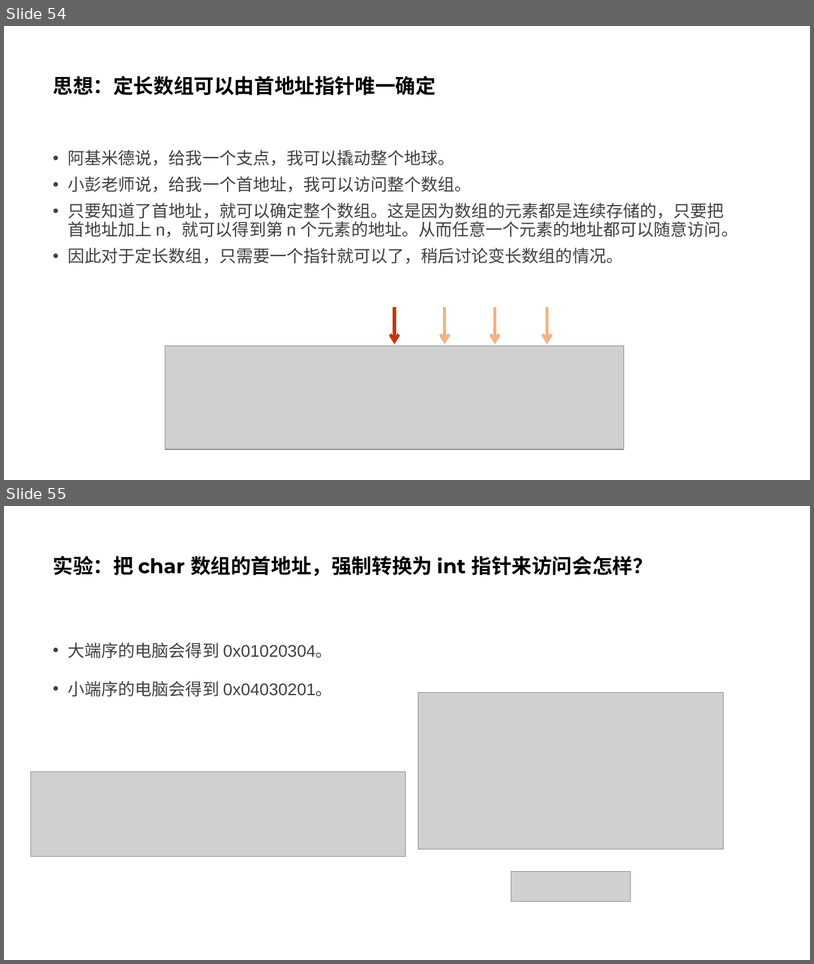
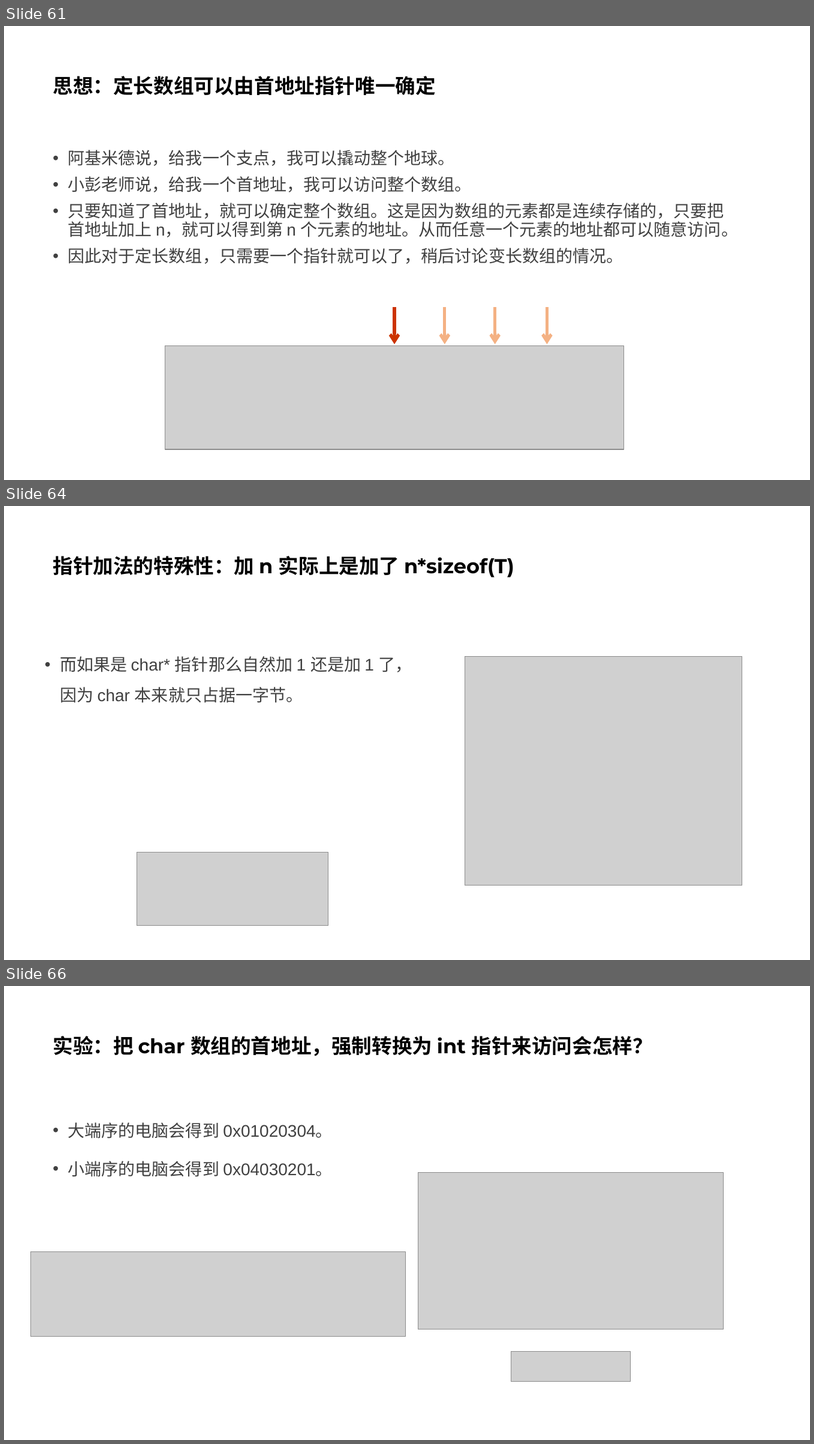
Before and after one commit to parallel101/course, a slide deck: 12/slides.pptx. Shown one above the other, each under a label of ours: slides 54 and 55 before the commit, slides 61, 64 and 66 after it; the slides between them are not shown. The pictures are 814x964 and 814x1444 pixels, drawn with LibreOffice and Linux fonts; fonts in the diff are those of the drawing; grey boxes stand for pictures. Boxes give left, top, right and bottom in pixels: in the first picture for what was removed or moved away, otherwise in the second. Text is boxed around its words. In the diff, an @@ line names an element or a change of style, - is before the commit and + after.

```diff
--- a/12/slides.pptx
+++ b/12/slides.pptx
@@ slide 64 added at [4, 506, 810, 960], background #FFFFFF @@
@@ title added at [53, 556, 515, 577], 24 pt, text #000000, bold @@
+指针加法的特殊性：加 n 实际上是加了 n*sizeof(T)
@@ text added at [60, 656, 413, 703], 20 pt, text #404040 @@
+• 而如果是 char* 指针那么自然加 1 还是加 1 了，因为 char 本来就只占据一字节。
@@ picture added at [465, 657, 743, 885] @@
@@ picture added at [137, 852, 328, 925] @@
@@ what was slide 54 is now slide 61 @@
@@ what was slide 55 is now slide 66 @@
```
Also in this commit, not shown: 3 slides changed, 12 other slides added, 24 other files.
